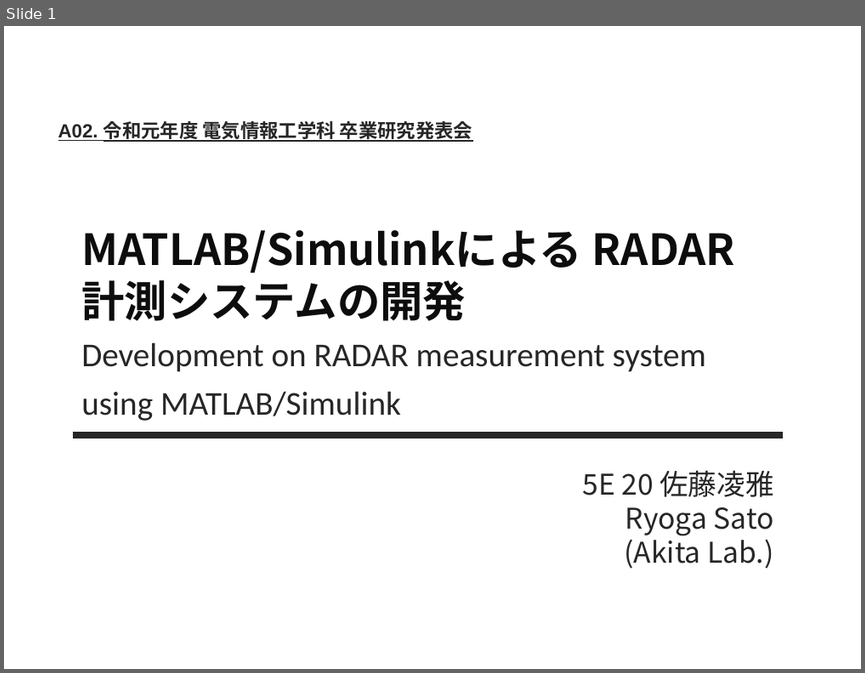
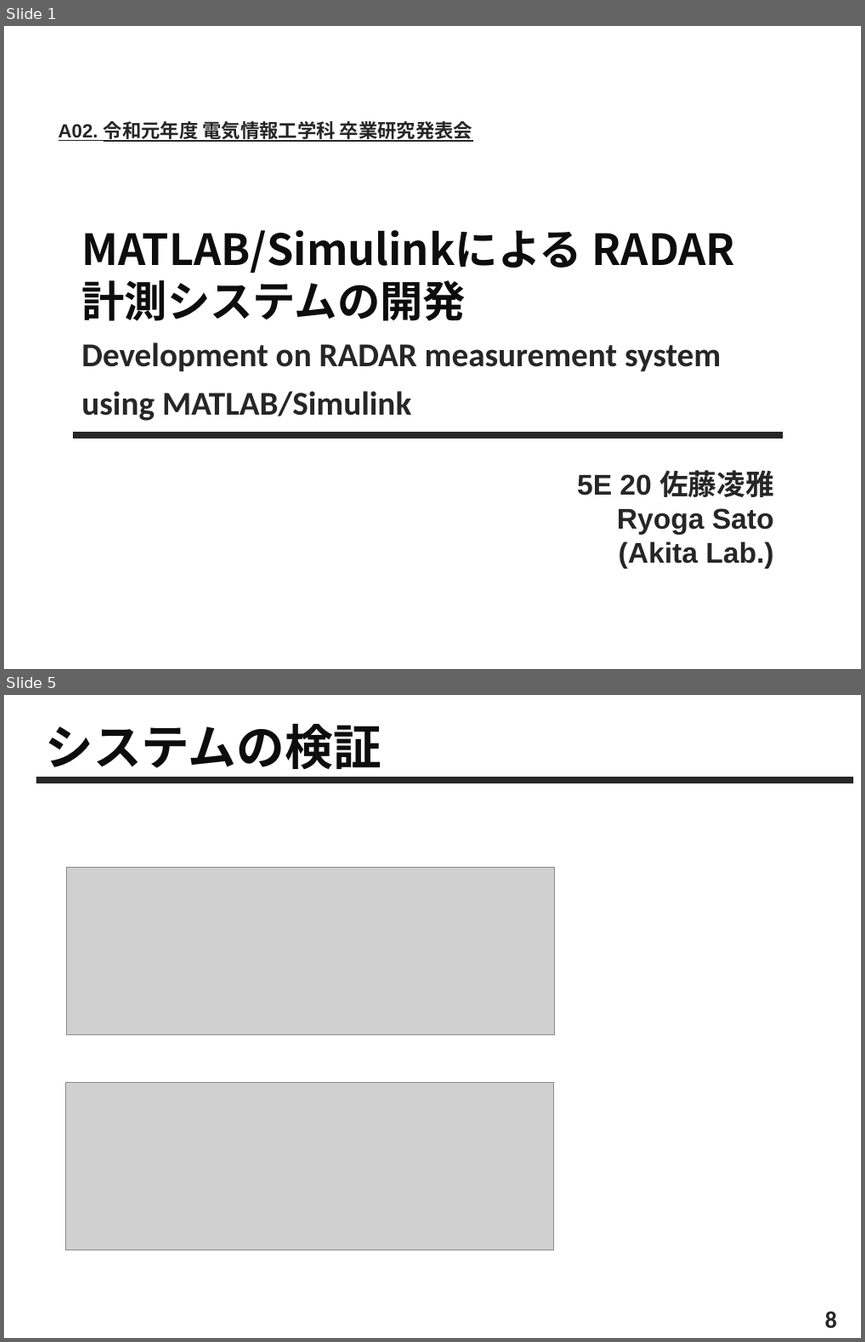
Before and after one commit to surpace0924/thesis_2019, a slide deck: presentation/A02_佐藤凌雅_秋田研究室_R1卒研本発表.pptx. Shown one above the other, each under a label of ours: slide 1 before the commit, slides 1 and 5 after it; the slides between them are not shown. The pictures are 865x673 and 865x1342 pixels, drawn with LibreOffice and Linux fonts; fonts in the diff are those of the drawing; grey boxes stand for pictures. Boxes give left, top, right and bottom in pixels: in the first picture for what was removed or moved away, otherwise in the second. Text is boxed around its words. In the diff, an @@ line names an element or a change of style, - is before the commit and + after.

```diff
--- a/presentation/A02_佐藤凌雅_秋田研究室_R1卒研本発表.pptx
+++ b/presentation/A02_佐藤凌雅_秋田研究室_R1卒研本発表.pptx
@@ slide 5 added at (4, 695, 861, 1338), background #FFFFFF @@
@@ text added at (45, 723, 381, 777), 40.5 pt, text #0D0D0D, bold @@
+システムの検証
@@ line added from (36, 780) to (853, 780), #262626 6 pt @@
@@ picture added at (67, 868, 554, 1035) @@
@@ picture added at (66, 1082, 553, 1249) @@
@@ text added at (825, 1310, 837, 1327), 20 pt, text #262626, bold @@
+8
@@ slide 1 changed as well @@
@@ subtitle "Development on RADAR measurement system" at (81, 342, 721, 420): bold on @@
@@ text "5E 20 佐藤凌雅" at (577, 470, 774, 568): font Noto Sans CJK JP to Arial, bold on @@
```
Also in this commit, not shown: 4 other slides added, 7 slides removed.
